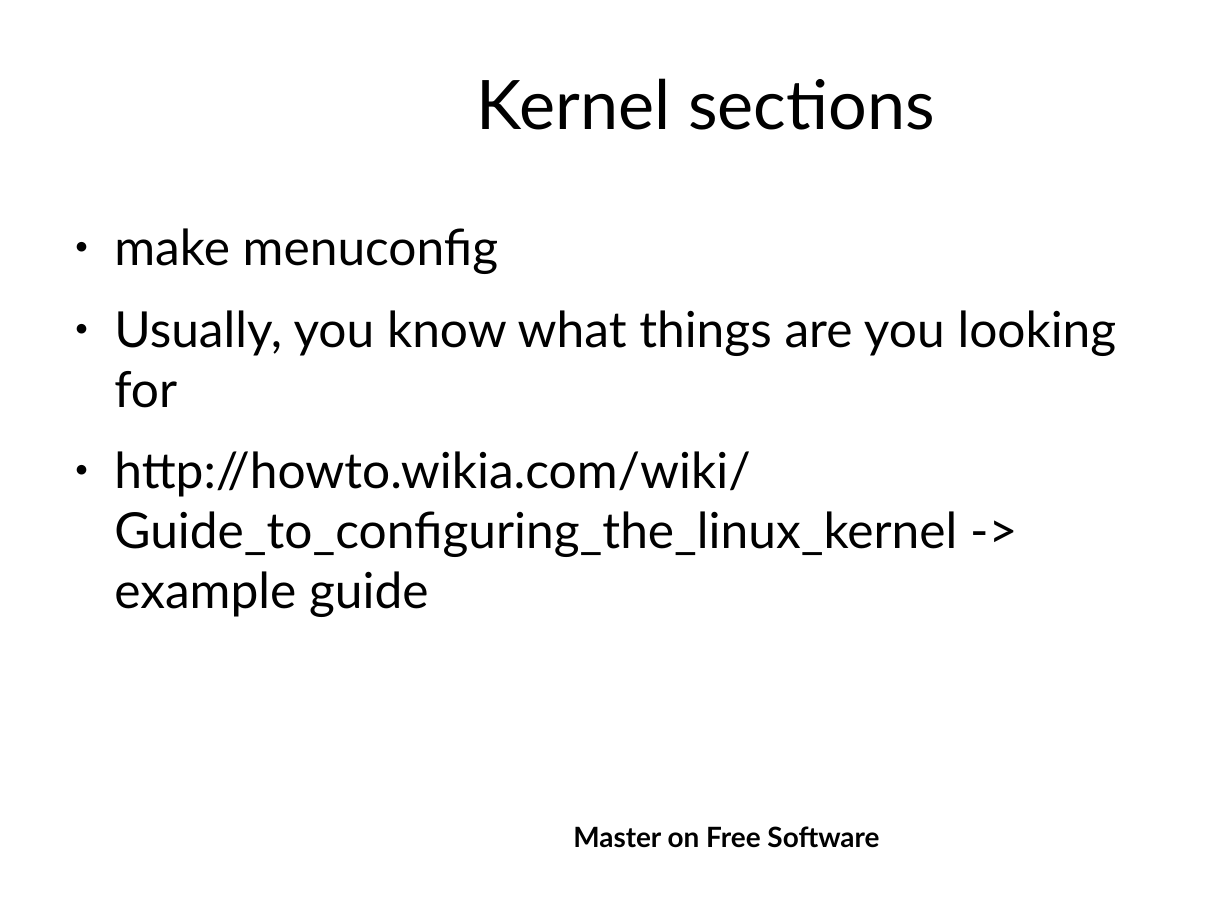
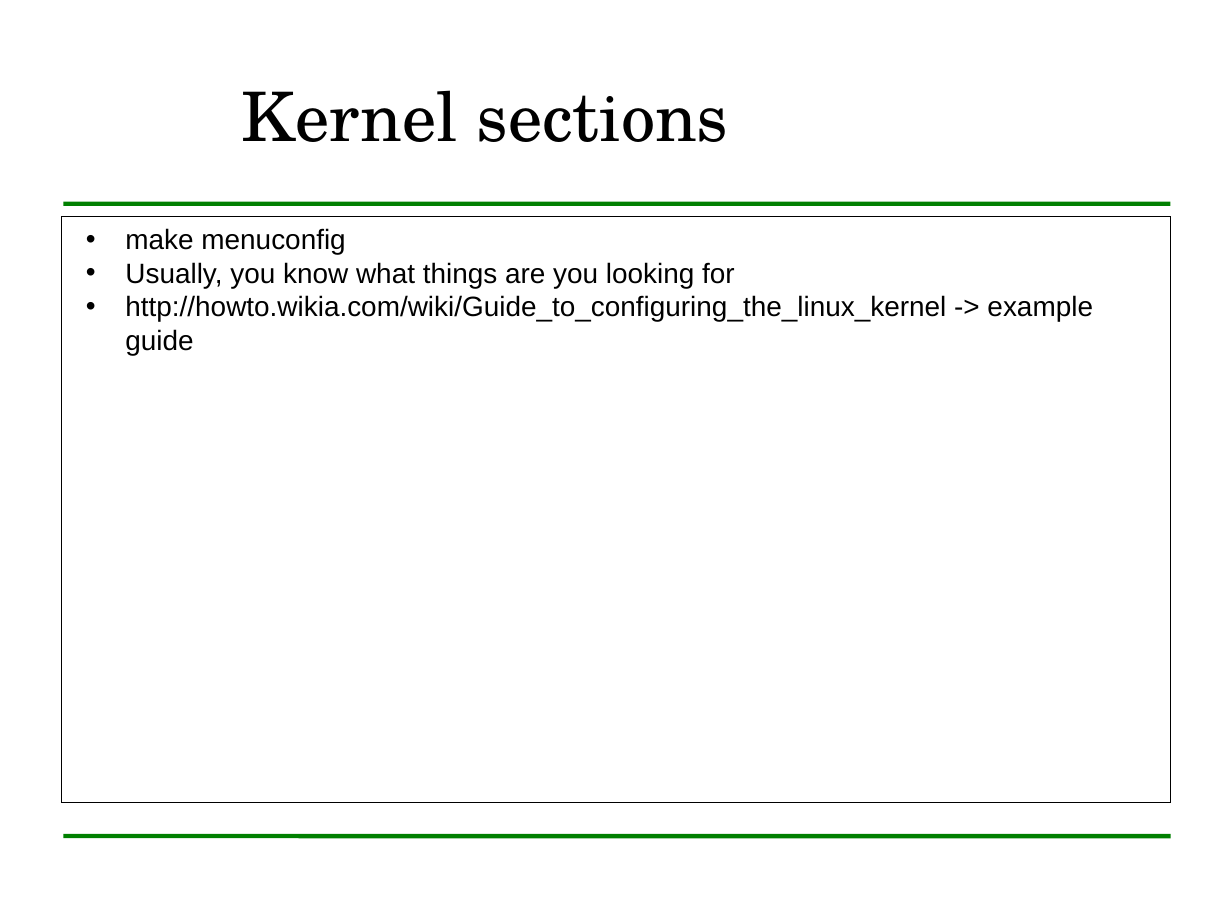
Before and after one commit to LibreLearning/libreteaching, a slide deck: slide 16 of mswl-madrid-2010-2011/cases-i/slides/linux-kernel/linuxKernelDescription.odp. Drawn at 1232x924 pixels with LibreOffice and Linux fonts; fonts in the diff are those of the drawing; background and template pictures are left out. Boxes give left, top, right and bottom in pixels: in the first picture for what was removed or moved away, otherwise in the second. Text is boxed around its words. In the diff, an @@ line names an element or a change of style, - is before the commit and + after.

```diff
--- a/mswl-madrid-2010-2011/cases-i/slides/linux-kernel/linuxKernelDescription.odp
+++ b/mswl-madrid-2010-2011/cases-i/slides/linux-kernel/linuxKernelDescription.odp
@@ title "Kernel sections": place and size @@
-title "Kernel sections" at (477,78,935,130)
+title "Kernel sections" at (242,90,729,142)
@@ title "Kernel sections" at (242,90,729,142): font Lato to TeX Gyre Schola; alignment centre to left @@
@@ line added from (64, 203) to (1171, 203), #008000 2.83 pt @@
@@ rectangle "make menuconfig": place and size @@
-rectangle "make menuconfig" at (114,228,1117,617)
+rectangle "make menuconfig" at (61,216,1171,803)
@@ rectangle "make menuconfig" at (61,216,1171,803): size 32 to 18 pt, font Lato to Arial; bullet ● to •; less space between paragraphs; fill none to #FFFFFF; outline none to #000000 0 pt @@
@@ line added from (64, 836) to (1171, 836), #008000 2.83 pt @@
@@ text removed at (573,826,879,848) @@
-Master on Free Software
```
Also in this commit, not shown: 25 other slides changed.
